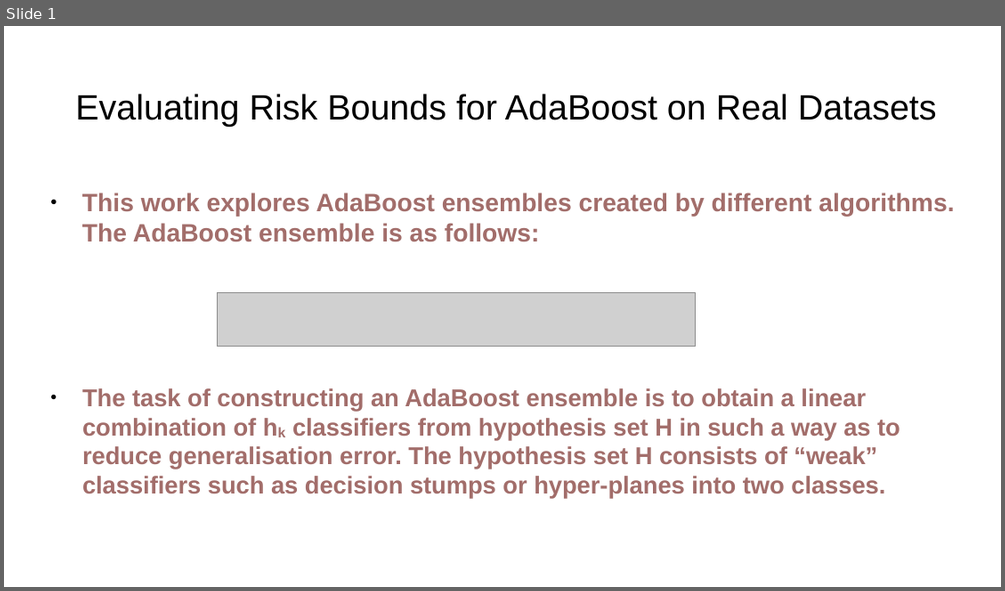
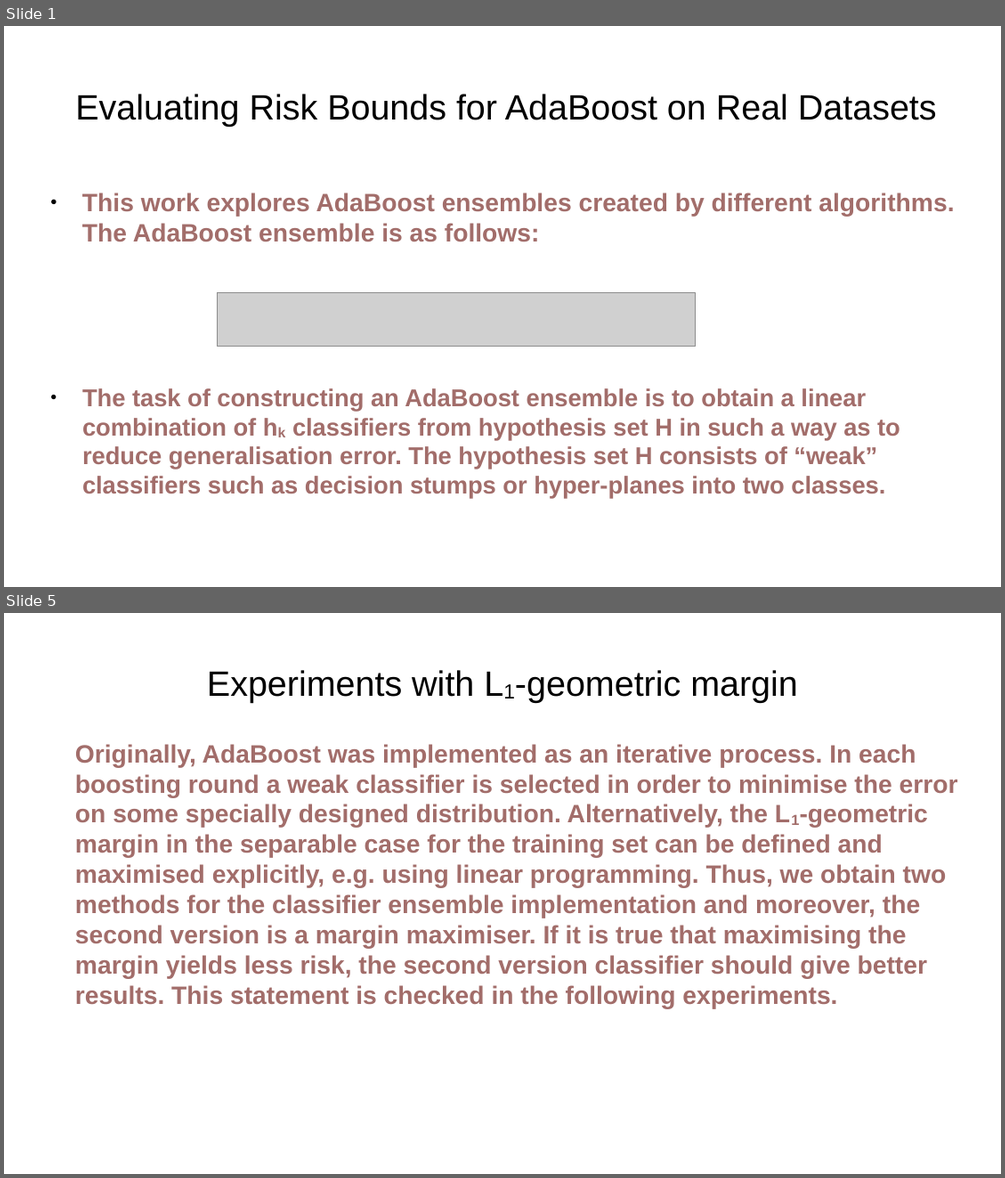
Before and after one commit to vkmbox/Ml-hse-final, a slide deck: output/presentation.pptx. Shown one above the other, each under a label of ours: slide 1 before the commit, slides 1 and 5 after it; the slides between them are not shown. The pictures are 1005x591 and 1005x1178 pixels, drawn with LibreOffice and Linux fonts; fonts in the diff are those of the drawing; grey boxes stand for pictures. Boxes give left, top, right and bottom in pixels: in the first picture for what was removed or moved away, otherwise in the second. Text is boxed around its words. In the diff, an @@ line names an element or a change of style, - is before the commit and + after.

```diff
--- a/output/presentation.pptx
+++ b/output/presentation.pptx
@@ slide 5 added at <box>4,613,1001,1174</box>, background #FFFFFF @@
@@ text added at <box>207,670,798,703</box>, 28 pt, text #000000 @@
+Experiments with L1-geometric margin
@@ text added at <box>75,744,958,1009</box>, 20 pt, text #A26D6A, bold @@
+Originally, AdaBoost was implemented as an iterative process. In each boosting round a weak classifier is selected in order to minimise the error on some specially designed distribution. Alternatively, the L1-geometric margin in the separable case for the training set can be defined and maximised explicitly, e.g. using linear programming. Thus, we obtain two methods for the classifier ensemble implementation and moreover, the second version is a margin maximiser. If it is true that maximising the margin yields less risk, the second version classifier should give better results. This statement is checked in the following experiments.
```
Also in this commit, not shown: 12 other slides added, 1 slide removed, 1 other file.
